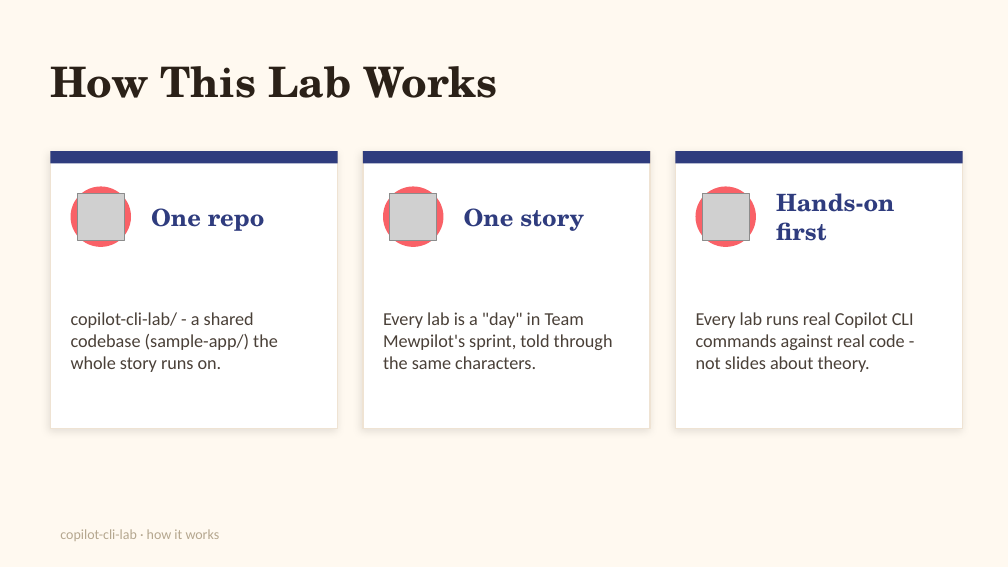
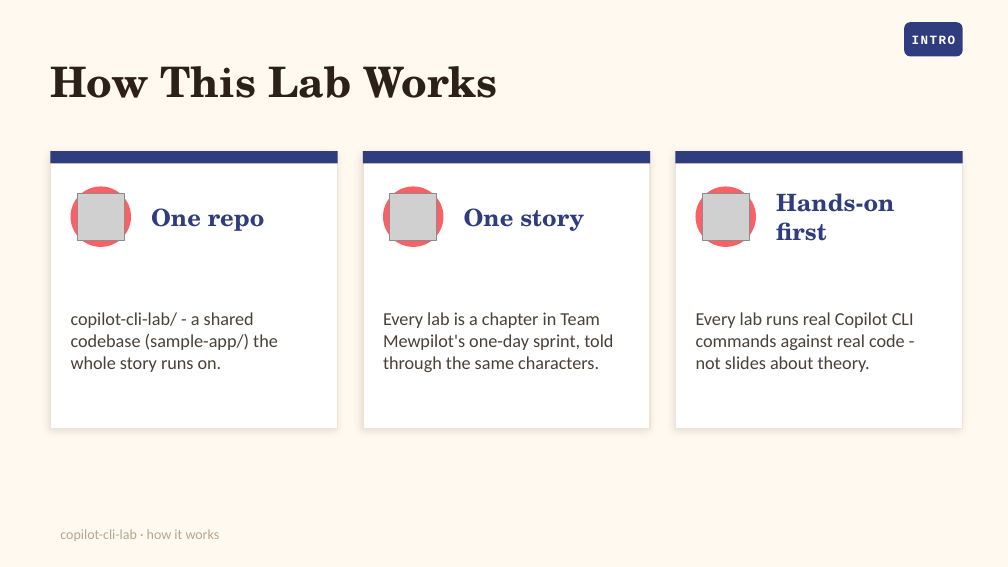
Before and after one commit to kandanai-leenutaphong-backup/copilot-cli-lab, a slide deck: slide 3 of slides/copilot-cli-lab.pptx. Drawn at 1008x567 pixels with LibreOffice and Linux fonts; fonts in the diff are those of the drawing; grey boxes stand for pictures. Boxes give left, top, right and bottom in pixels: in the first picture for what was removed or moved away, otherwise in the second. Text is boxed around its words. In the diff, an @@ line names an element or a change of style, - is before the commit and + after.

```diff
--- a/slides/copilot-cli-lab.pptx
+++ b/slides/copilot-cli-lab.pptx
@@ rounded rectangle added at (904, 22, 963, 56), fill #2F3C7E @@
@@ text added at (912, 35, 955, 44), 9 pt, text #FFFFFF, bold @@
+INTRO
@@ text at (383, 312, 613, 372): text changed @@
-Every lab is a "day" in Team Mewpilot's sprint, told through the same characters.
+Every lab is a chapter in Team Mewpilot's one-day sprint, told through the same characters.
```
Also in this commit, not shown: 10 other slides changed, 9 slides added, 4 slides removed, 2 other files.
